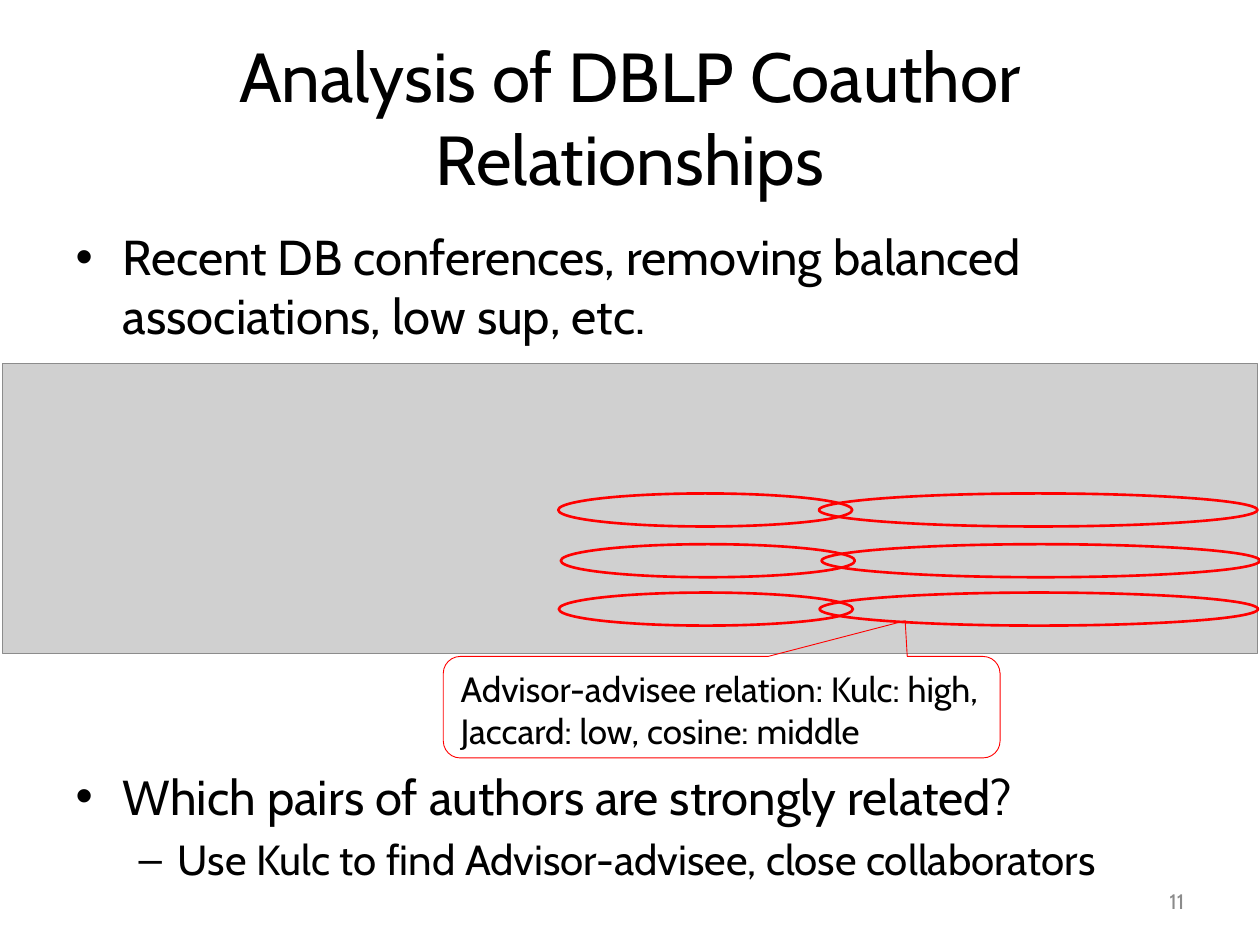
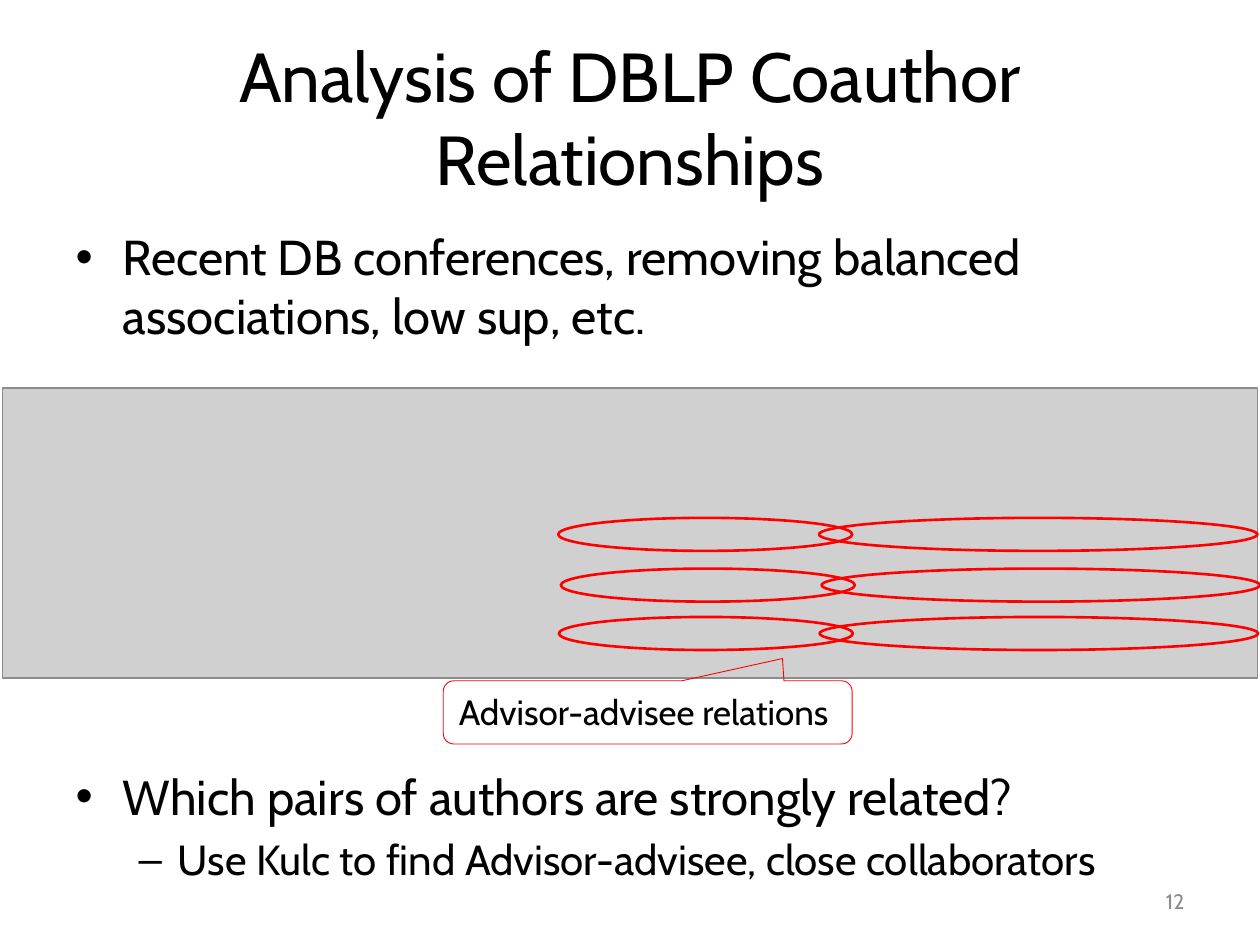
Before and after one commit to mjiang89/mjiang89.github.io, a slide deck: slide 12 of teaching/CSEx0647Fall17-11-PatternEvaluation.pptx (slide 11 before the commit). Drawn at 1260x945 pixels with LibreOffice and Linux fonts; fonts in the diff are those of the drawing; grey boxes stand for pictures. Boxes give left, top, right and bottom in pixels: in the first picture for what was removed or moved away, otherwise in the second. Text is boxed around its words. In the diff, an @@ line names an element or a change of style, - is before the commit and + after.

```diff
--- a/teaching/CSEx0647Fall17-11-PatternEvaluation.pptx
+++ b/teaching/CSEx0647Fall17-11-PatternEvaluation.pptx
@@ 6 ellipses, 1 picture: place and size @@
-6 ellipses, 1 picture at [3, 364, 1260, 654]
+6 ellipses, 1 picture at [3, 388, 1260, 678]
@@ rounded speech box "Advisor-advisee relations": place and size @@
-rounded speech box "Advisor-advisee relations" at [444, 656, 1000, 759]
+rounded speech box "Advisor-advisee relations" at [444, 680, 852, 743]
@@ text in rounded speech box at [459, 698, 828, 726]: text changed @@
-Advisor-advisee relation: Kulc: high, Jaccard: low, cosine: middle
+Advisor-advisee relations
@@ page number at [1166, 894, 1184, 909]: text changed @@
-11
+12
```
Also in this commit, not shown: 6 other slides changed, 2 slides added, 2 other files.
